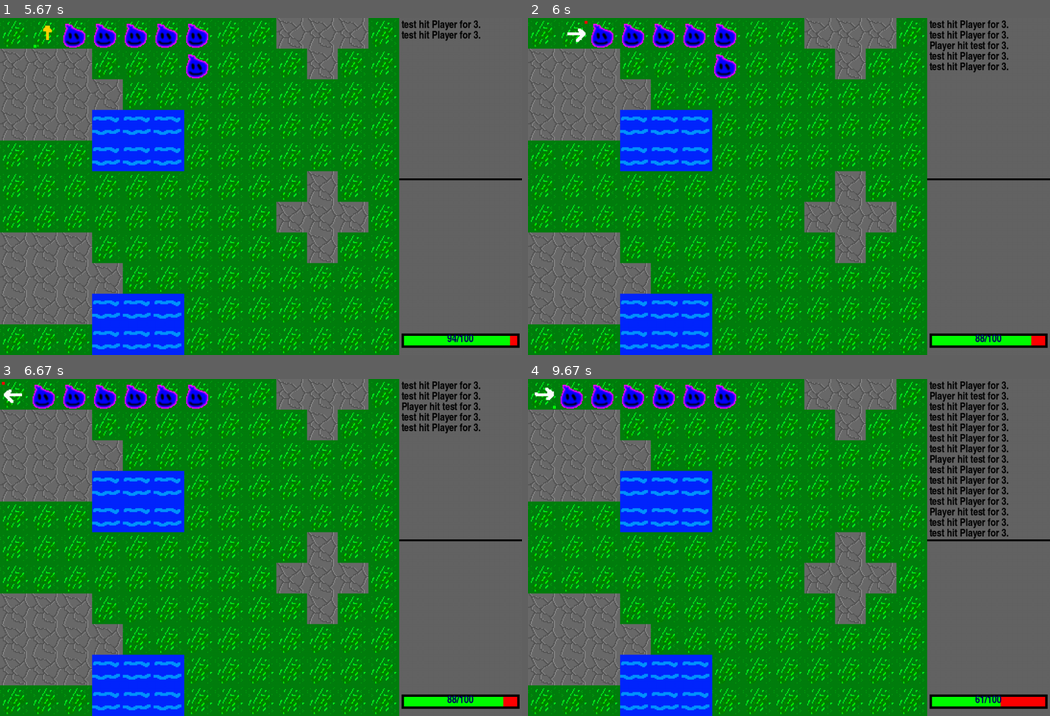
Above: before the commit, frames 1-4 (two rows, left to right).
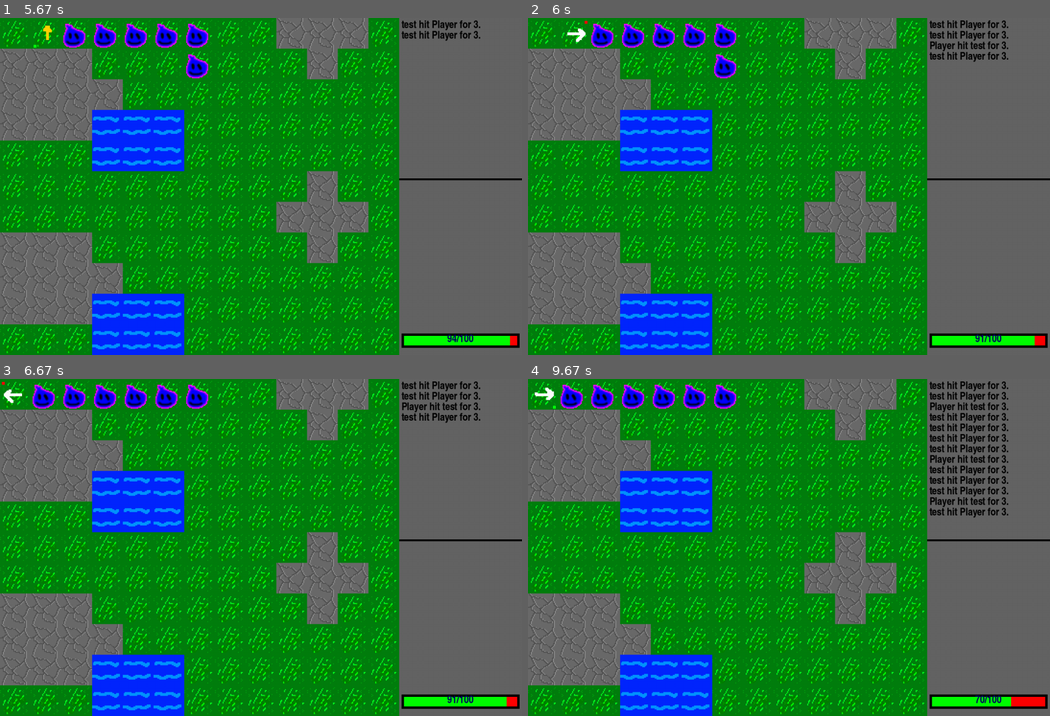
Above: after the commit, the same moments.

Repository: MaundyMoo/Coursework
Game: pygame game, started from Main.py
Two runs of this game, one before a commit and one after it. Both use one fixed random seed, a clock stepped at 60 frames per second and the inputs below.
Inputs:
- Up to frame 1 (5.67 s): hold Right 0.33-0.8 s; hold Up 0.83-1.13 s; hold Right 1.17-1.63 s; hold Left 1.67-2.2 s; hold Down 2.23-2.53 s; hold Left 2.57-2.97 s; hold Up 3-3.37 s; hold Right 3.4-4.03 s; hold Down 4.07-4.43 s; hold Left 4.47-4.93 s; hold Right 4.97-5.43 s; hold Up from 5.47 s (still down)
- Up to frame 2 (6 s): release Up at 5.77 s; hold Right from 5.8 s (still down)
- Up to frame 3 (6.67 s): release Right at 6.27 s; hold Left from 6.3 s (still down)
- Up to frame 4 (9.67 s): release Left at 6.83 s; hold Down 6.87-7.17 s; hold Left 7.2-7.6 s; hold Up 7.63-8 s; hold Right 8.03-8.67 s; hold Down 8.7-9.07 s; hold Left 9.1-9.57 s; hold Right from 9.6 s (still down)

Frame 1 is identical in both runs. In frame 2, 0.2% of the frame differs, in the area x 76-98%, y 13-98%; in frame 3, 0.2%; in frame 4, 1.0%, in the area x 76-93%, y 3-98%.

Commit message:
Fixed bug where enemies would attack twice per turn

Diff:
--- a/Entities.py
+++ b/Entities.py
@@ -103,8 +103,10 @@
         else:
             enemy.currentHealth -= self.attack
             self.logger.logCombat(attacker = self, defender = enemy, damage = self.attack)
-            self.currentHealth -= enemy.attack
-            self.logger.logCombat(attacker = enemy, defender = self, damage = enemy.attack)
+            if not enemy.combat:
+                enemy.combat = True
+                self.currentHealth -= enemy.attack
+                self.logger.logCombat(attacker = enemy, defender = self, damage = enemy.attack)
 
     def attacked(self, enemy):
         self.currentHealth -= enemy.attack
@@ -120,8 +122,11 @@
         self.currentHealth: int
         self.maxHealth: int
 
+        self.combat = False
+
     def Update(self):
         super().Update()
+        self.combat = False
         if self.currentHealth <= 0:
             self.isDead = True
 
@@ -133,7 +138,9 @@
             if not path[0] in positions:
                 self.y, self.x = path[0]
         else:
-            player.attacked(self)
+            if not self.combat:
+                self.combat = True
+                player.attacked(self)
 
     def die(self):
         self.isDead = True
